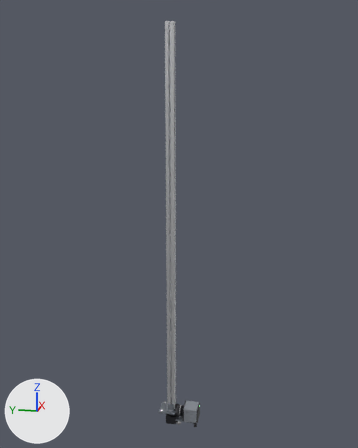
Renders of the glTF model public/models/camera_mount.glb from each side of a commit.
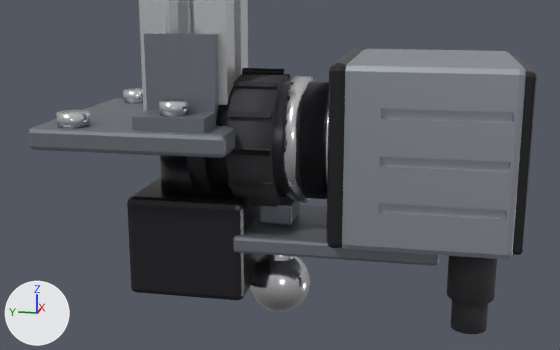
Each version appears first whole from a camera (50 mm lens) standing at (-1.181, -0.257, 0.822) and looking at (0.012, -0.018, 0.524), and next in a close-up from a camera (50 mm lens) standing at (-0.178, -0.056, 0.036) and looking at (0.001, -0.02, -0.009). Lighting does not change. The marker at lower left points along +X, +Y and +Z. The older version's two pictures come first. Where no turn or scale is listed for an object, it has been applied to the vertices. Vertices at exactly the same position are counted once.

The older version as bpy lines, for what is in view:
```python
ob_camera = bpy.data.objects.new('camera', me_cylinder)
ob_camera.location = (0.0, -0.0035, 0.0)
ob_clamp = bpy.data.objects.new('clamp', me_cylinder_013)
ob_clamp.location = (0.0, 0.0, -0.0085)
ob_foot = bpy.data.objects.new('foot', me_cube_046)
ob_foot.location = (0.0, 0.0, 0.0)
ob_post_profile = bpy.data.objects.new('post_profile', me_cube_037)
ob_post_profile.location = (0.0, 0.0, 0.0)
```
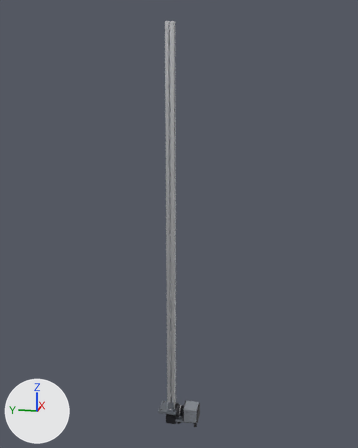
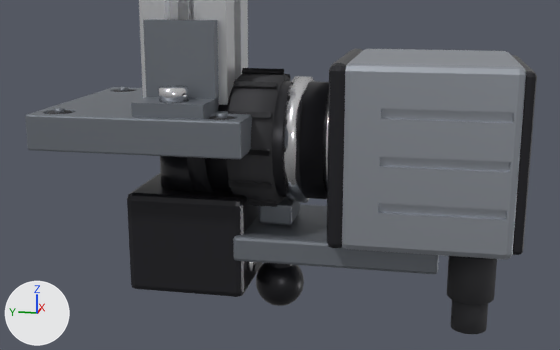
The change, as a list of edits to the scene's bpy script:
```text
Add mat_camledamber:
    mat_camledamber = principled_material('CamLedAmber')
    mat_camledamber.base_color = (0.9, 0.5, 0.05)  # orange #f3bc3f
    mat_camledamber.emission_color = (1.0, 0.55, 0.05)  # orange #ffc43f
    mat_camledamber.emission_strength = 2.5
Change me_cube_046:
    used by ob_foot; location = (0.0, 0.0, 0.0)
    remove me_cube_046.from_pydata(...)  # 216 vertices, 396 faces; spans x -0.024..0.024, y -0.013..0.032, z 0.0..0.025
    add me_cube_046.from_pydata(...)  # 904 vertices, 1740 faces; spans x -0.024..0.024, y -0.0166..0.032, z 0.0..0.028
    me_cube_046 part 1: a new loose piece, a 6-sided cylinder along z spanning x -0.0195..-0.0175, y -0.0122..-0.0098, z 0.0075..0.0087, in mat_footsteel (grey #7c8189)
    me_cube_046 part 2: a new loose piece, a 6-sided cylinder along z spanning x -0.0195..-0.0175, y 0.0253..0.0277, z 0.0075..0.0087, in mat_footsteel (grey #7c8189)
    me_cube_046 part 3: a new loose piece, a 20-sided cylinder along z spanning x -0.0212..-0.0158, y -0.0137..-0.0083, z 0.0055..0.0079, in mat_camrubber (dark grey #38383c)
    me_cube_046 part 4: a new loose piece, a 20-sided cylinder along z spanning x -0.0212..-0.0158, y 0.0238..0.0292, z 0.0055..0.0079, in mat_camrubber (dark grey #38383c)
    me_cube_046 part 5: the loose piece of 56 vertices spanning x -0.024..0.024, y -0.013..0.032, z 0.0..0.005 is rebuilt with 548 vertices and now spans x -0.024..0.024, y -0.0165..0.032, z 0.0..0.008
    me_cube_046 part 6: the loose piece of 32 vertices spanning x -0.0226..-0.0154, y 0.0194..0.0266, z 0.005..0.008 is deleted
    me_cube_046 part 7: the loose piece of 32 vertices spanning x 0.0154..0.0226, y 0.0194..0.0266, z 0.005..0.008 is deleted
    me_cube_046 part 8: 28 vertices removed from x -0.022..-0.01, y -0.008..0.008, z 0.005..0.025; 28 vertices added at x -0.022..-0.01, y -0.008..0.008, z 0.008..0.028
    other edits to the shape of me_cube_046 do not show in these pictures
    add me_cube_046.materials.append(mat_camrubber)  # dark grey #38383c
Change me_cylinder:
    used by ob_camera; location = (0.0, -0.0035, 0.0)
    remove me_cylinder.from_pydata(...)  # 1586 vertices, 3022 faces; spans x -0.02..0.0204, y -0.072..0.002, z -0.044..0.02
    add me_cylinder.from_pydata(...)  # 1586 vertices, 3022 faces; spans x -0.02..0.0204, y -0.0717..0.002, z -0.044..0.02
    me_cylinder part 9: a new loose piece, a UV sphere (24 segments, 12 rings, poles along z) spanning x -0.006..0.006, y -0.0225..-0.0105, z -0.042..-0.03, in mat_camblack (dark grey #2c2c30)
    me_cylinder part 10: the loose piece of 266 vertices spanning x -0.0075..0.0075, y -0.024..-0.009, z -0.0435..-0.0285 is deleted
    me_cylinder part 11: 28 vertices moved from x -0.015..0.015, y -0.0545..-0.0085, z -0.024..-0.0232 to x -0.015..0.015, y -0.0545..-0.0085, z -0.026..-0.0252
    me_cylinder part 12: 20 vertices moved from x -0.0035..0.0035, y -0.02..-0.013, z -0.024 to x -0.0035..0.0035, y -0.02..-0.013, z -0.026
    me_cylinder part 13: 76 faces spanning x -0.0035..0.0035, y -0.02..-0.013, z -0.036..-0.026 switch from mat_camchrome (white #e7e7ea) to mat_camblack (dark grey #2c2c30)
    other edits to the shape of me_cylinder do not show in these pictures
    add me_cylinder.materials.append(mat_camledamber)  # orange #f3bc3f, glowing orange #ffc43f
Change ob_clamp:
    ob_clamp.location: (0.0, 0.0, -0.0085) -> (0.0, 0.0, -0.0076)
```

Changed parts and their boxes (x1, y1, x2, y2) in the close-ups (560 x 350 px; the box of a moved part takes in the faces that stretch with it):
'foot', reshaped (10% wider, 13% taller)
    before: (28, 33, 235, 158)
    after: (25, 19, 252, 160)
'clamp', moved
    before: (127, 155, 266, 300)
    after: (127, 156, 263, 297)
part 1 of me_cube_046, added
    after: (216, 113, 227, 118)
part 2 of me_cube_046, added
    after: (54, 108, 65, 113)
part 3 of me_cube_046, added
    after: (209, 116, 234, 120)
part 4 of me_cube_046, added
    after: (47, 110, 72, 114)
part 5 of me_cube_046, rebuilt (10% wider, 21% taller)
    before: (28, 98, 235, 158)
    after: (25, 87, 252, 160)
part 6 of me_cube_046, deleted
    before: (56, 110, 91, 128)
part 7 of me_cube_046, deleted
    before: (123, 88, 143, 103)
part 8 of me_cube_046, moved or reshaped
    before: (132, 33, 219, 133)
    after: (131, 19, 219, 119)
part 9 of me_cylinder, added
    after: (256, 263, 304, 306)
part 10 of me_cylinder, deleted
    before: (250, 255, 310, 312)
part 11 of me_cylinder, moved or reshaped
    before: (233, 239, 439, 266)
    after: (233, 239, 439, 274)
part 12 of me_cylinder, moved or reshaped (mostly hidden)
    before: (266, 254, 294, 261)
    after: (266, 263, 292, 268)
part 13 of me_cylinder, recoloured
    before: (266, 254, 294, 261)
    after: (266, 263, 292, 268)
